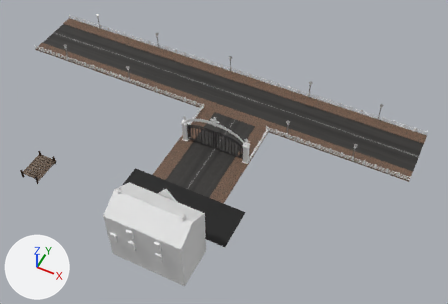
Renders of the FBX model Assets/Terrain.fbx from each side of a commit.
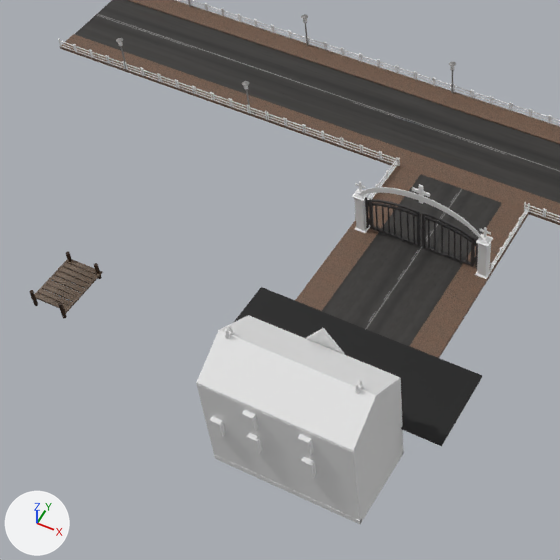
Each version is shown whole from a 50 mm camera at (37.3, -69.7, 77.3) aimed at (6.5, -8.2, 0.4), then close up on the part from 1% to 63% of the width and 8% to 100% of the height. The lights are fixed; the arrows at lower left show +X, +Y and +Z. Where no turn or scale is listed for an object, it has been applied to the vertices.

Script lines for the objects in view, before the commit:
```python
me_cube_007 = bpy.data.meshes.new('Cube.007')
me_cube_007.from_pydata(...)  # a box spanning x -7.9..12.0, y -6.9..0.1, z -0.1..0.1
me_cube_007.materials.append(mat_boden_schwarz)  # black #000000
me_cube_193 = bpy.data.meshes.new('Cube.193')
me_cube_193.from_pydata(...)  # a box spanning x -0.45..0.45, y -0.38..0.38, z -0.72..0.94
me_cube_194 = bpy.data.meshes.new('Cube.194')
me_cube_194.from_pydata(...)  # a box spanning x -0.45..0.45, y -0.38..0.38, z -0.72..0.94
me_cube_202 = bpy.data.meshes.new('Cube.202')
me_cube_202.from_pydata(...)  # a box spanning x -6.3..6.32, y -0.11..0.11, z -2.92..0.2
ob_cube_002 = bpy.data.objects.new('Cube.002', me_cube_007)
ob_cube_002.location = (2.7, -17.36, -0.4)
ob_cube_036 = bpy.data.objects.new('Cube.036', me_cube_193)
ob_cube_036.location = (3.11, -30.93, 4.03)
ob_cube_037 = bpy.data.objects.new('Cube.037', me_cube_194)
ob_cube_037.location = (3.11, -30.93, 1.18)
ob_cube_038 = bpy.data.objects.new('Cube.038', me_cube_202)
ob_cube_038.location = (5.07, -30.79, -1.08)
# also in view: 'Cube.085' at (-1.7, -3.0, -0.4); 'Cube.016' at (5.1, -30.7, 2.6); 'Cube.004' at (4.5, -8.6, -0.4); 'Cube.087' at (4.6, -7.7, 1.9); 'Cube.034' at (5.1, -27.5, 6.7)
```
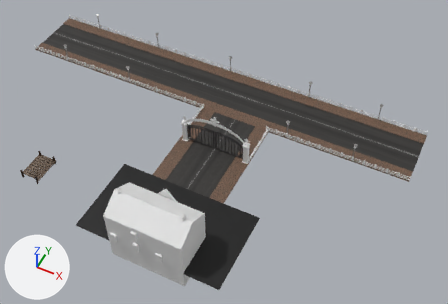
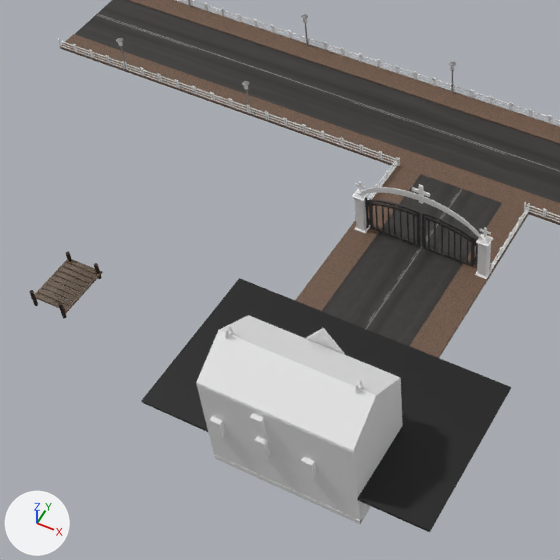
Where the newer file only moved an object's origin or applied its transform, the numbers keep the older frame.

Changed parts and their boxes (x1, y1, x2, y2) in the close-ups (560 x 560 px):
'Cube.002', reshaped (48% wider, 59% taller)
    before: (233, 287, 482, 446)
    after: (141, 278, 511, 532)
'Cube.036', moved
    before: (242, 410, 258, 432)
    after: (250, 413, 266, 435)
'Cube.037', moved
    before: (246, 433, 262, 454)
    after: (254, 436, 270, 457)

Patch to the scene script:
```diff
--- a/Assets/Terrain.fbx.py
+++ b/Assets/Terrain.fbx.py
@@ me_cube_007 @@
 # used by ob_cube_002; location = (2.7, -17.36, -0.4)
-me_cube_007.from_pydata(...)  # 8 vertices, 6 faces; spans x -7.9..12.0, y -6.9..0.1, z -0.1..0.1
+me_cube_007.from_pydata(...)  # 24 vertices, 22 faces; spans x -9.9..14.4, y -13.6..0.1, z -0.1..0.1
+# me_cube_007 part 1: the whole mesh is rebuilt
 me_cube_007.materials.append(mat_boden_schwarz)
@@ ob_cube_036 @@
 ob_cube_036 = bpy.data.objects.new('Cube.036', me_cube_193)
-ob_cube_036.location = (3.11, -30.93, 4.03)
+ob_cube_036.location = (3.78, -30.93, 4.03)
@@ ob_cube_037 @@
 ob_cube_037 = bpy.data.objects.new('Cube.037', me_cube_194)
-ob_cube_037.location = (3.11, -30.93, 1.18)
+ob_cube_037.location = (3.78, -30.93, 1.18)
```
